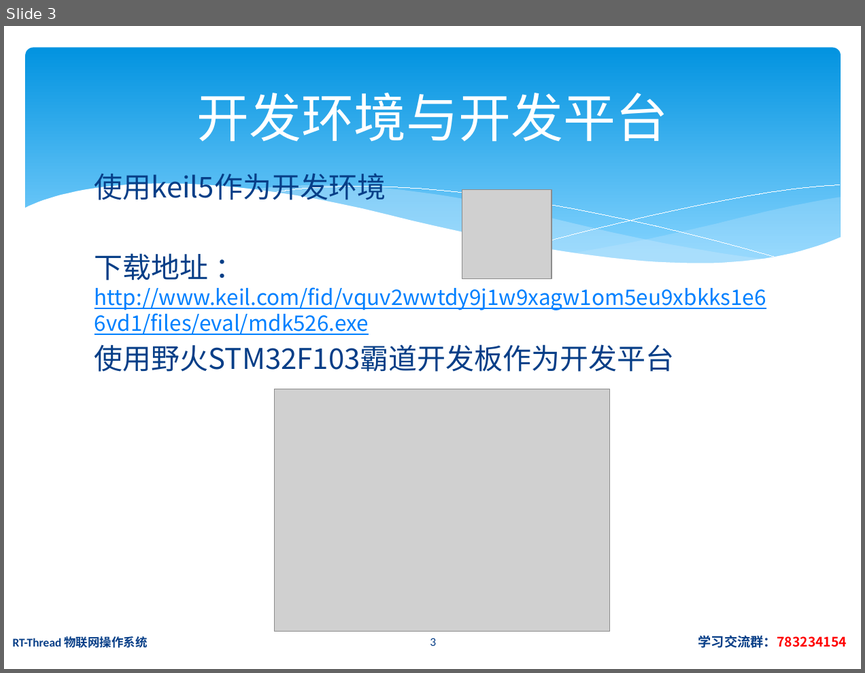
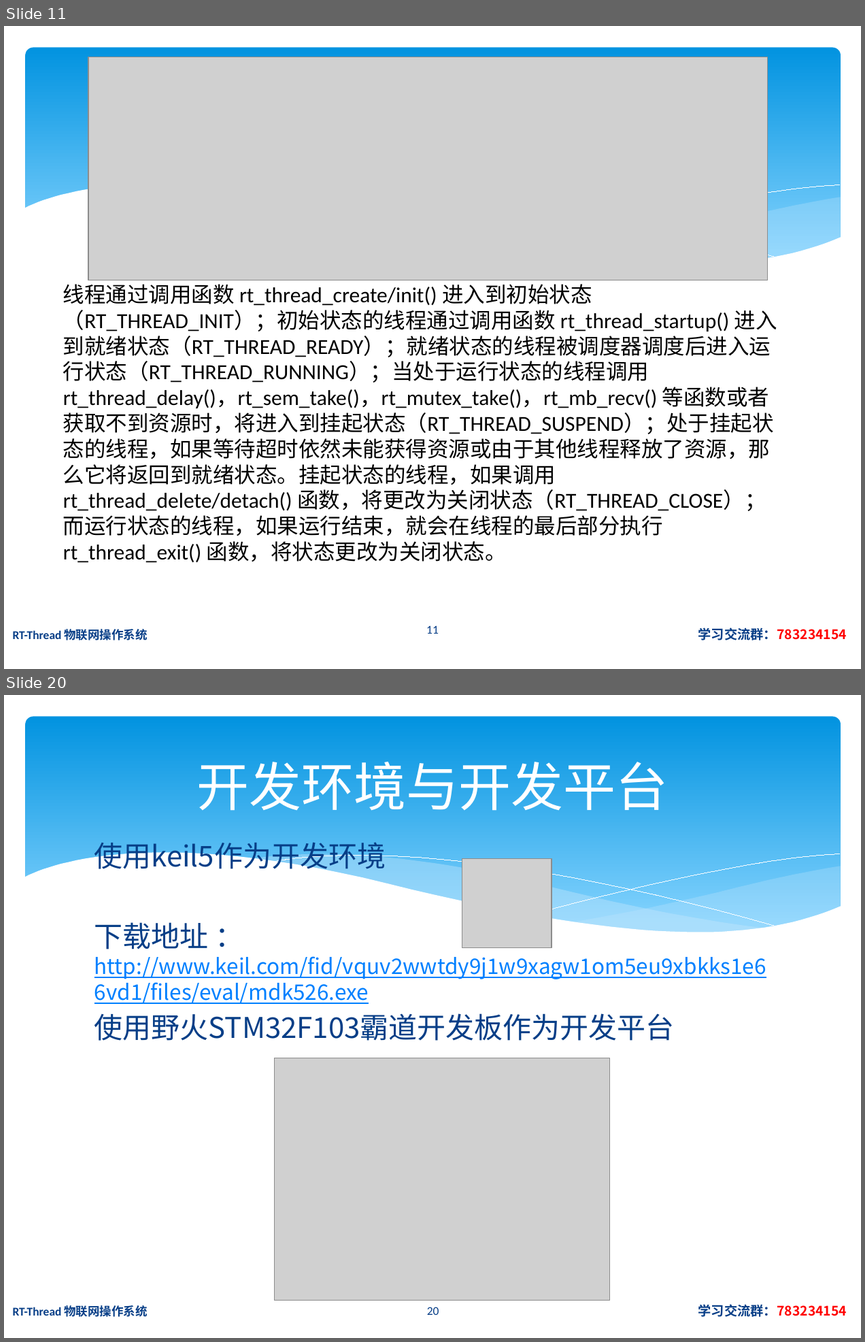
Before and after one commit to jiejieTop/RT_Thread_PPT, a slide deck: PPT/rt-thread 02.pptx. Shown one above the other, each under a label of ours: slide 3 before the commit, slides 11 and 20 after it; the slides between them are not shown. The pictures are 865x673 and 865x1342 pixels, drawn with LibreOffice and Linux fonts; fonts in the diff are those of the drawing; grey boxes stand for pictures. Boxes give left, top, right and bottom in pixels: in the first picture for what was removed or moved away, otherwise in the second. Text is boxed around its words. In the diff, an @@ line names an element or a change of style, - is before the commit and + after.

```diff
--- a/PPT/rt-thread 02.pptx
+++ b/PPT/rt-thread 02.pptx
@@ slide 11 added at [4, 26, 861, 669], background #FFFFFF; not listed: 6 template elements that a slide beside it also shows @@
@@ picture added at [88, 57, 766, 280] @@
@@ text added at [63, 284, 777, 563], 18 pt, text #000000 @@
+线程通过调用函数 rt_thread_create/init() 进入到初始状态（RT_THREAD_INIT）；初始状态的线程通过调用函数 rt_thread_startup() 进入到就绪状态（RT_THREAD_READY）；就绪状态的线程被调度器调度后进入运行状态（RT_THREAD_RUNNING）；当处于运行状态的线程调用 rt_thread_delay()，rt_sem_take()，rt_mutex_take()，rt_mb_recv() 等函数或者获取不到资源时，将进入到挂起状态（RT_THREAD_SUSPEND）；处于挂起状态的线程，如果等待超时依然未能获得资源或由于其他线程释放了资源，那么它将返回到就绪状态。挂起状态的线程，如果调用 rt_thread_delete/detach() 函数，将更改为关闭状态（RT_THREAD_CLOSE）；而运行状态的线程，如果运行结束，就会在线程的最后部分执行 rt_thread_exit() 函数，将状态更改为关闭状态。
@@ text added at [13, 627, 847, 640], 10 pt, text #073E87, bold @@
+RT-Thread 物联网操作系统 学习交流群：783234154
@@ page number added at [426, 625, 439, 633], 10 pt, text #073E87 @@
+11
@@ what was slide 3 is now slide 20 @@
@@ page number at [427, 1306, 439, 1314]: text changed @@
-3
+20
```
Also in this commit, not shown: 1 slide changed, 16 other slides added, 3 other files.
